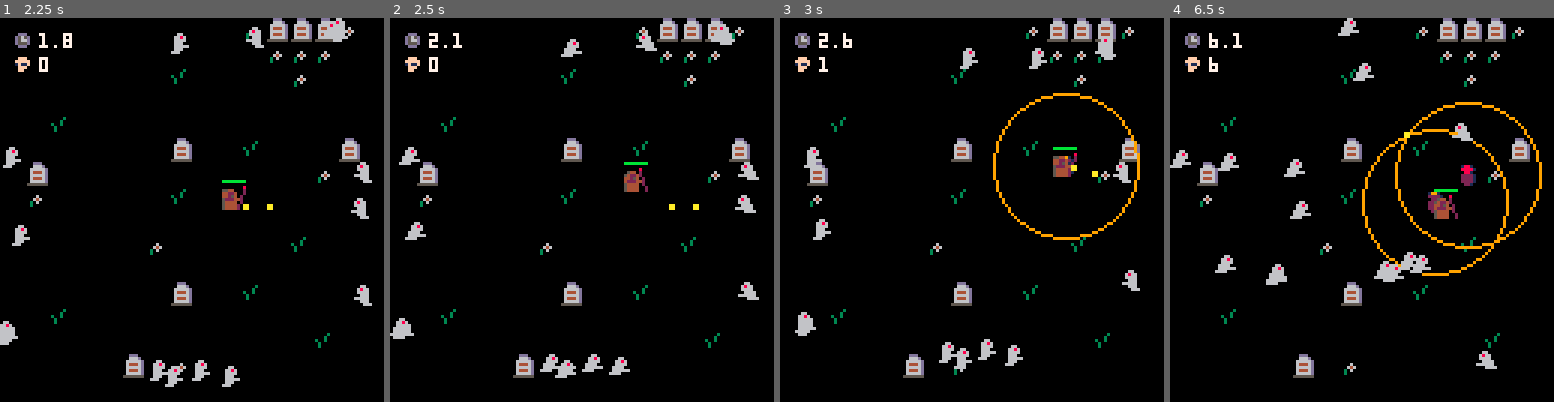
Above: before the commit, frames 1-4 (left to right).
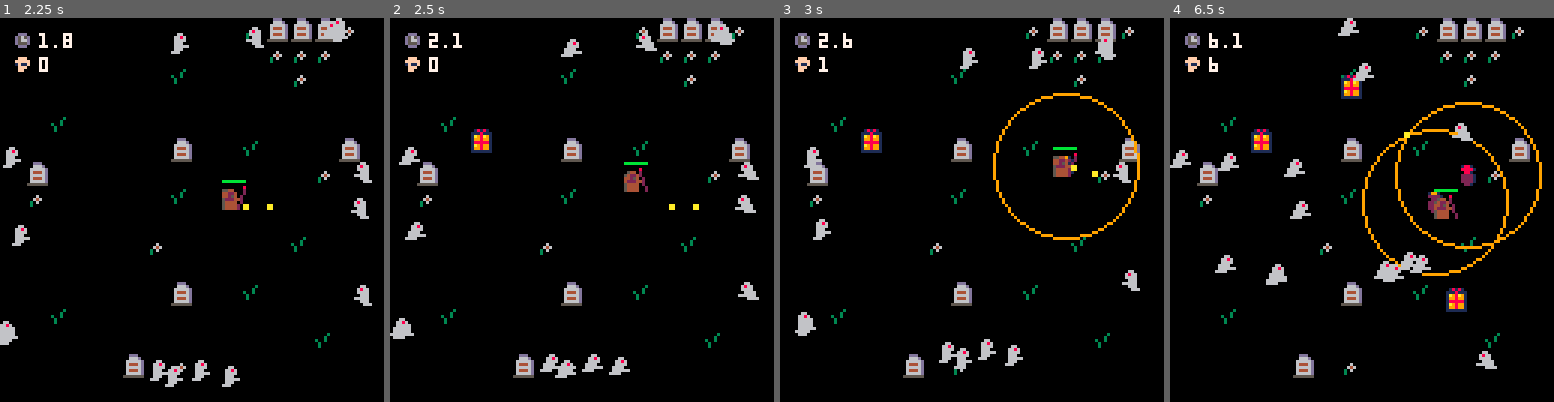
Above: after the commit, the same moments.

Repository: rangzen/armory
Game: PICO-8 cartridge armory.p8
Same seed, same stepped clock (60 frames per second), same inputs: the game is played once before the commit and once after it.
Inputs:
- Up to frame 1 (2.25 s): tap X (X key) at 0.33, 1.07, 1.85 s; tap O (Z key) at 0.7, 1.7, 2.1 s; hold Right 1.6-2.1 s; hold Up from 2.15 s (still down)
- Up to frame 2 (2.5 s): release Up at 2.42 s; hold Right from 2.47 s (still down)
- Up to frame 3 (3 s): keep holding Right; tap O (Z key) at 2.5, 2.9 s; tap X (X key) at 2.97 s
- Up to frame 4 (6.5 s): release Right at 3.03 s; hold Left 3.08-3.58 s; tap O (Z key) every 0.4 s from 3.3 to 6.1 s; hold Down 3.63-3.97 s; hold Right 4.02-4.68 s; tap X (X key) at 4.08, 5.2, 6.32 s; hold Up 4.73-5.03 s; hold Left 5.08-5.68 s; hold Down 5.73-6.03 s; hold Right from 6.08 s (still down)

Frame 1 is identical in both runs. In frame 2, 0.3% of the frame differs, in the area x 21-27%, y 28-36%; in frame 3, 0.3%; in frame 4, 1.0%, in the area x 21-78%, y 14-77%.

Commit message:
add bonus

Diff:
--- a/armory.p8
+++ b/armory.p8
@@ -4,7 +4,7 @@
 -- Armory
 -- by 0x2D
 
-debug = false
+debug_enabled = false
 fps = 30
 
 #include main.lua
@@ -38,14 +38,14 @@
 06666660006666600000000000000000000000000000000000000000000000000000000000000000000000000000000000000000000000000000000000000000
 66660000006660000000000000000000000000000000000000000000000000000000000000000000000000000000000000000000000000000000000000000000
 00000000066600000000000000000000000000000000000000000000000000000000000000000000000000000000000000000000000000000000000000000000
-00000000000000000000000000000000000000000000000000000000000000000000000000000000000000000000000000000000000000000000000000000000
-0088088000fff00000ddd00000000000000000000000000000000000000000000000000000000000000000000019910000188100000000000000000000000000
-08778ee80fffff000d565d0000000000000000000000000000000000000000000000000000000000000000000022221000888810000000000000000000000000
-087eeee801f11f000d566d00000000000000000000000000000aa000000000000000000000000000000000000002210000088100000000000000000000000000
-088eee8800fff0000d555d00000000000000000000000000000aa000000000000000000000000000000000000022221000222210000000000000000000000000
-008eee8000ff000000ddd00000000000000000000000000000000000000000000000000000000000000000000022221000222210000000000000000000000000
-00088800000000000000000000000000000000000000000000000000000000000000000000000000000000000022221000222210000000000000000000000000
-00008000000000000000000000000000000000000000000000000000000000000000000000000000000000000002210000022100000000000000000000000000
+00000000000000000000000000000000000000000000000000000000000000000000000000000000000000000000000000000000000000000181810000000000
+0088088000fff00000ddd00000000000000000000000000000000000000000000000000000000000000000000019910000188100000000001118111000000000
+08778ee80fffff000d565d0000000000000000000000000000000000000000000000000000000000000000000022221000888810000000001a98a91000000000
+087eeee801f11f000d566d00000000000000000000000000000aa000000000000000000000000000000000000002210000088100000000001998991000000000
+088eee8800fff0000d555d00000000000000000000000000000aa000000000000000000000000000000000000022221000222210000000001888881000000000
+008eee8000ff000000ddd00000000000000000000000000000000000000000000000000000000000000000000022221000222210000000001a98991000000000
+00088800000000000000000000000000000000000000000000000000000000000000000000000000000000000022221000222210000000001998991000000000
+00008000000000000000000000000000000000000000000000000000000000000000000000000000000000000002210000022100000000001111111000000000
 000000000000000000000000000ddd00000000000000000000000000000000000000000000000000000000000000000000000000000000000000000000000000
 000000000000030000000000000666d0000000000000000000000000000000000000000000000000000000000000000000000000000000000000000000000000
 0000000000003000000000000066666d000000000000000000000000000000000000000000000000000000000000000000000000000000000000000000000000
--- a/enemies.lua
+++ b/enemies.lua
@@ -74,7 +74,7 @@
     spr(e.s, e.x - 4, e.y - 4, 1, 1, e.dx < 0)
 
     -- enemy life
-    if debug then
+    if debug_enabled then
       line(e.x - 4, e.y - 6, e.x + e.l - 5, e.y - 6, life_color(e.l))
     end
   end
--- a/gui.lua
+++ b/gui.lua
@@ -32,3 +32,15 @@
   spr(49, 4, 12)
   print(kills, 13, 13, 7)
 end
+
+-- register a new temporary message
+function new_tmp_msg(msg)
+  tmp_msg = msg
+  tmp_msg_timer = party_time + fps
+end
+
+function draw_tmp_msg()
+  if tmp_msg_timer > party_time then
+    print(tmp_msg, 64 - #tmp_msg * 2, 120, 7)
+  end
+end
--- a/main.lua
+++ b/main.lua
@@ -1,6 +1,7 @@
 function _init()
   paused = true
   can_unpause_at = time()
+  tmp_msg_timer = 0
 end
 
 function _update()
@@ -45,6 +46,9 @@
   increase_enemies_on_time()
   add_enemies()
   update_enemies()
+
+  update_bonus()
+  add_bonus()
 end
 
 function _draw()
@@ -71,12 +75,16 @@
 
   draw_bullets()
 
+  draw_bonus()
+
   draw_enemies()
 
   draw_timer()
   draw_kills()
 
-  if debug then
+  draw_tmp_msg()
+
+  if debug_enabled then
     -- print(plr.x .. ", " .. plr.y, 0, 8, 7)
     -- print(plr.dx .. ", " .. plr.dy, 0, 16, 7)
     print(kills, 0, 24, 7)
@@ -88,6 +96,8 @@
 
 function start()
   party_time = 0
+  tmp_msg_timer = 0
+  tmp_msg = nil
 
   last_damage_time = party_time + 3 * 30
   -- can't be damaged the first 3 seconds
@@ -97,6 +107,8 @@
   blts = {}
   -- mines
   mines = {}
+  -- bonus
+  bonus = {}
   -- enemies
   enms = {}
 
@@ -110,3 +122,9 @@
 
   can_unpause_at = time() + 2
 end
+
+function debug(msg)
+  if debug_enabled then
+    printh(party_time .. ":" .. msg, "log.txt")
+  end
+end
--- a/player.lua
+++ b/player.lua
@@ -49,7 +49,7 @@
   line(plr.x - 4, plr.y - 6, plr.x + plr.l - 5, plr.y - 6, life_color(plr.l))
 
   -- player direction
-  if debug then
+  if debug_enabled then
     line(plr.x + 4, plr.y + 4, plr.x + 4 + plr.dx * 8, plr.y + 4 + plr.dy * 8, 7)
   end
 end
--- a/weapons.lua
+++ b/weapons.lua
@@ -20,6 +20,21 @@
   }
 }
 
+bonus_list = {
+  {
+    name = "fire rate",
+    func = function()
+      if plr.mwp.cooldown > 1 then
+        plr.mwp.cooldown -= 1
+        debug("mwp.cooldown:" .. plr.mwp.cooldown)
+        new_tmp_msg("fire rate increased!")
+      else
+        new_tmp_msg("fire rate maxed out!")
+      end
+    end
+  }
+}
+
 function copy_weapon(wp)
   out = {}
   out.last_shot = wp.cooldown
@@ -27,6 +42,20 @@
     out[k] = v
   end
   return out
+end
+
+function add_bonus()
+  if party_time % 60 == 0 then
+    rnd_index = flr(rnd(#bonus_list)) + 1
+    add(
+      bonus, {
+        x = rnd(128),
+        y = rnd(128),
+        bonus = bonus_list[rnd_index]
+      }
+    )
+    debug("added bonus:" .. bonus_list[rnd_index].name)
+  end
 end
 
 function fire_piu_piu()
@@ -113,6 +142,20 @@
   end
 end
 
+function update_bonus()
+  for b in all(bonus) do
+    -- is the player touching the bonus?
+    if abs(plr.x - b.x) < 8 and abs(plr.y - b.y) < 8 then
+      -- apply the bonus
+      b.bonus.func()
+      -- remove the bonus
+      del(bonus, b)
+      -- play a sound
+      sfx(3)
+    end
+  end
+end
+
 function draw_bullets()
   for b in all(blts) do
     spr(54, b.x - 4, b.y - 4)
@@ -129,3 +172,9 @@
     end
   end
 end
+
+function draw_bonus()
+  for b in all(bonus) do
+    spr(62, b.x - 4, b.y - 4)
+  end
+end
Not shown, changed: the sound effects (__sfx__) section of armory.p8
Not shown, changed: armory_html/armory.js
Not shown, changed: armory_html/index.html
